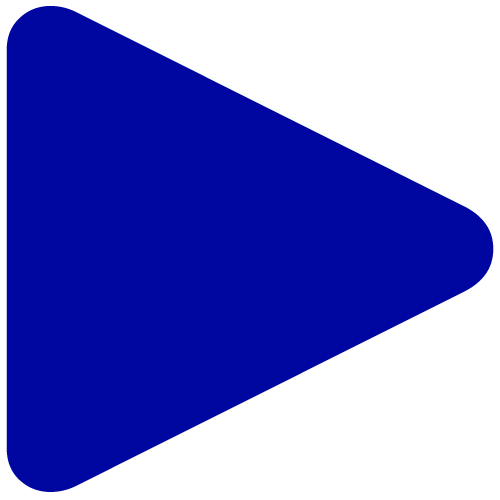
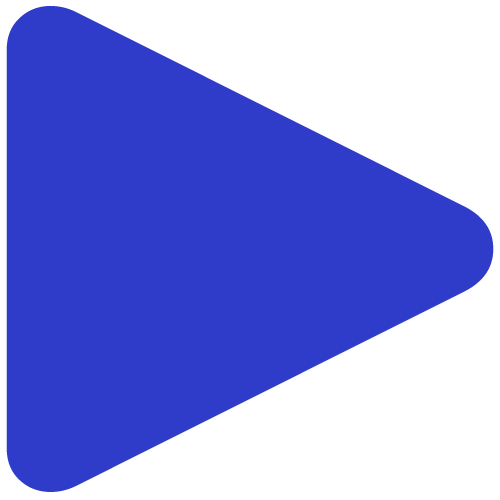
Layered file, before and after one edit (w=500, h=500). Changes by layer:
pixels changed over box(6, 6, 494, 492) (layer not identified)
